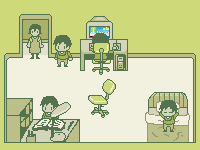
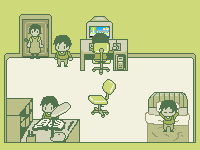
Before/after of a 200x150 layered artwork. What changed in the layer stack:
showed "Door", painted on it over [23, 20, 48, 58]
